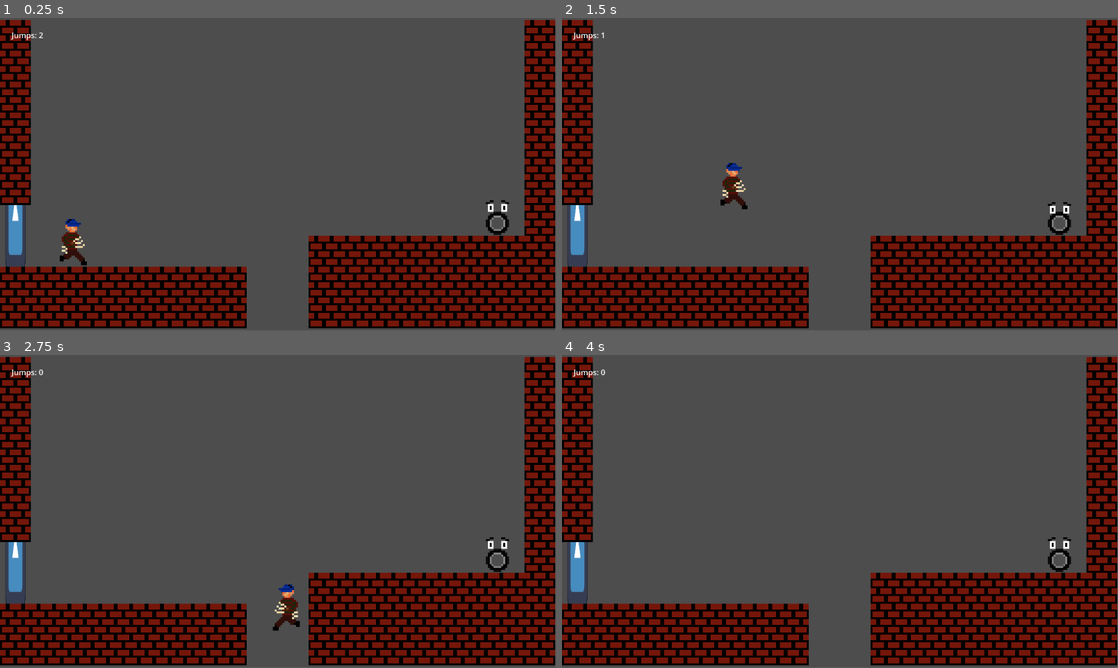
Above: before the commit, frames 1-4 (two rows, left to right).
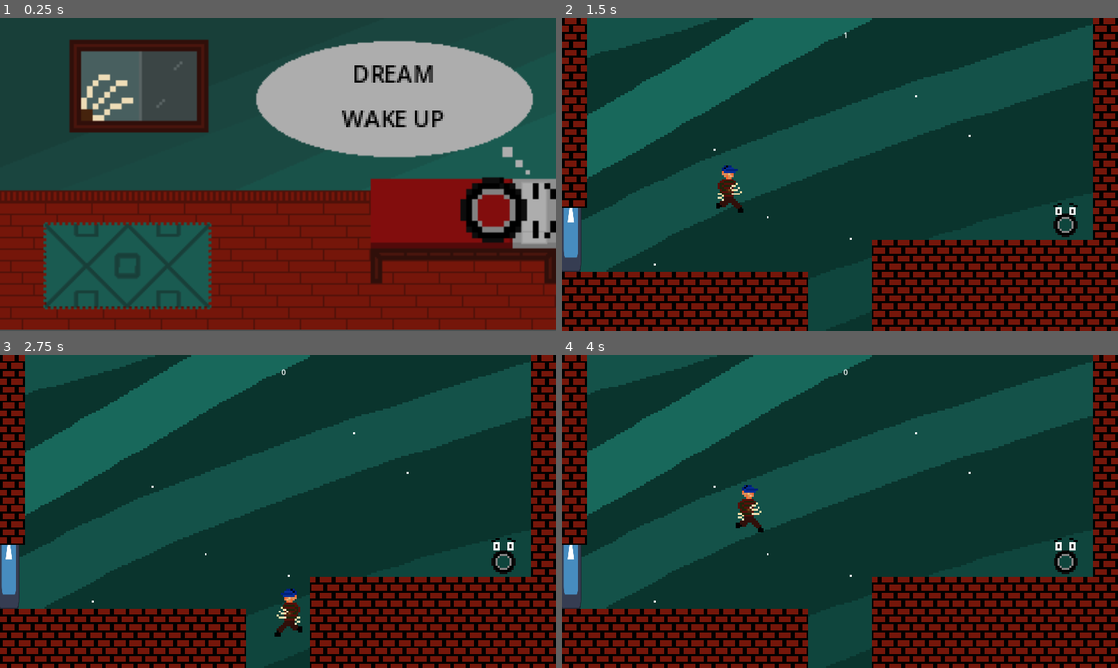
Above: after the commit, the same moments.

Repository: SamolasGit/GameJam
Game: Godot game, scene res://Scenes/menu.tscn
Two runs of this game, one before a commit and one after it. Both use one fixed random seed, a clock stepped at 60 frames per second and the inputs below. Before the commit the project starts from res://Scenes/Fase_1.tscn. The engine's default icon, where the game draws it, is replaced by a stand-in: a white triangle on a blue panel in a dark square.
Inputs (mouse positions are in pixels of both pictures, inside the frame that each line leads up to):
- Up to frame 1 (0.25 s): no input
- Up to frame 2 (1.5 s): click (956, 74) at 0.5 s, where only the run after the commit has a clickable "DREAM"; tap Enter at 1.25 s; tap Space (Jump) at 1.35 s
- Up to frame 3 (2.75 s): tap Space (Jump) at 1.52, 1.82, 2.1, 2.27, 2.57 s
- Up to frame 4 (4 s): tap Space (Jump) at 2.85, 3.6, 3.77 s
In our replay, the window is 799x449 before the commit and 800x450 after it. These sizes can differ from the game's own. Grey fills any space a smaller window leaves; there, only what the larger window draws over its background counts as a difference.

The runs differ from the first frame. In frame 1, 88% of the frame differs, in the area x 0-100%, y 0-100%; in frame 2, 89%; in frame 3, 89%; in frame 4, 89%.

Commit message:
Levels

Diff:
--- a/Freddy/Scenes/Fase_1.tscn
+++ b/Freddy/Scenes/Fase_1.tscn
@@ -1,9 +1,11 @@
-[gd_scene load_steps=7 format=3 uid="uid://b1i5dextkknn5"]
+[gd_scene load_steps=10 format=3 uid="uid://b1i5dextkknn5"]
 
+[ext_resource type="Texture2D" uid="uid://nigsmtkuqc86" path="res://Scenes/Ceu.png" id="1_etmp0"]
 [ext_resource type="Texture2D" uid="uid://dcabm51c303qt" path="res://Sprites/Tijolo.png" id="1_mkh2u"]
 [ext_resource type="PackedScene" uid="uid://byiyr3dqvwrwg" path="res://actors/porta/Porta.tscn" id="2_fl2g6"]
 [ext_resource type="PackedScene" uid="uid://dbneco8wu7pen" path="res://actors/pneu/pneu.tscn" id="3_rf60m"]
 [ext_resource type="PackedScene" uid="uid://y07evr6e4yfu" path="res://actors/player/player.tscn" id="4_tn8rs"]
+[ext_resource type="PackedScene" uid="uid://blokpddfs3sbr" path="res://Scenes/portal.tscn" id="5_cafb7"]
 
 [sub_resource type="TileSetAtlasSource" id="TileSetAtlasSource_ks7tf"]
 texture = ExtResource("1_mkh2u")
@@ -16,16 +18,27 @@
 physics_layer_0/collision_layer = 2
 sources/0 = SubResource("TileSetAtlasSource_ks7tf")
 
+[sub_resource type="RectangleShape2D" id="RectangleShape2D_vnxri"]
+size = Vector2(288, 20)
+
 [node name="Fase1" type="Node2D"]
+
+[node name="Ceu" type="Sprite2D" parent="."]
+z_index = -2
+texture_filter = 1
+position = Vector2(1, 2)
+texture = ExtResource("1_etmp0")
 
 [node name="TileMap" type="TileMap" parent="."]
 texture_filter = 1
+position = Vector2(0, 1)
 tile_set = SubResource("TileSet_yu3ym")
 format = 2
-layer_0/tile_data = PackedInt32Array(327678, 0, 0, 327677, 0 …(673 unchanged characters)… 6600, 0, 0, -262136, 0, 0, -327672, 0, 0)
+layer_0/tile_data = PackedInt32Array(327678, 0, 0, 327677, 0 …(673 unchanged characters)… 6600, 0, 0, -262136, 0, 0, -327672, 0, 0, -327689, 0, 0, -393208, 0, 0)
 
 [node name="Camera2D" type="Camera2D" parent="."]
-zoom = Vector2(4, 4)
+z_index = -1
+zoom = Vector2(4.1, 4.1)
 
 [node name="porta" parent="." instance=ExtResource("2_fl2g6")]
 z_index = -1
@@ -36,4 +49,14 @@
 position = Vector2(115, 23)
 
 [node name="player" parent="." instance=ExtResource("4_tn8rs")]
-position = Vector2(-107, 31)
+position = Vector2(-107, 33)
+
+[node name="Portal" parent="." instance=ExtResource("5_cafb7")]
+position = Vector2(-145, 38)
+
+[node name="Area2D" type="Area2D" parent="." groups=["Spike"]]
+position = Vector2(-145, 38)
+
+[node name="CollisionShape2D" type="CollisionShape2D" parent="Area2D" groups=["Spike"]]
+position = Vector2(145, 53)
+shape = SubResource("RectangleShape2D_vnxri")
--- a/Freddy/Scenes/Fase_2.tscn
+++ b/Freddy/Scenes/Fase_2.tscn
@@ -1,9 +1,11 @@
-[gd_scene load_steps=7 format=3 uid="uid://cskfs8mdif3r4"]
+[gd_scene load_steps=10 format=3 uid="uid://cskfs8mdif3r4"]
 
+[ext_resource type="Texture2D" uid="uid://nigsmtkuqc86" path="res://Scenes/Ceu.png" id="1_6vfi0"]
 [ext_resource type="Texture2D" uid="uid://dcabm51c303qt" path="res://Sprites/Tijolo.png" id="1_b3onj"]
 [ext_resource type="PackedScene" uid="uid://byiyr3dqvwrwg" path="res://actors/porta/Porta.tscn" id="2_2l5x1"]
 [ext_resource type="PackedScene" uid="uid://dbneco8wu7pen" path="res://actors/pneu/pneu.tscn" id="3_toe4d"]
 [ext_resource type="PackedScene" uid="uid://y07evr6e4yfu" path="res://actors/player/player.tscn" id="4_r6n4x"]
+[ext_resource type="PackedScene" uid="uid://blokpddfs3sbr" path="res://Scenes/portal.tscn" id="5_t6bcn"]
 
 [sub_resource type="TileSetAtlasSource" id="TileSetAtlasSource_wd4xu"]
 texture = ExtResource("1_b3onj")
@@ -16,7 +18,16 @@
 physics_layer_0/collision_layer = 2
 sources/0 = SubResource("TileSetAtlasSource_wd4xu")
 
+[sub_resource type="RectangleShape2D" id="RectangleShape2D_uvejh"]
+size = Vector2(288, 20)
+
 [node name="Fase2" type="Node2D"]
+
+[node name="Ceu" type="Sprite2D" parent="."]
+z_index = -2
+texture_filter = 1
+position = Vector2(-1, 2)
+texture = ExtResource("1_6vfi0")
 
 [node name="TileMap" type="TileMap" parent="."]
 texture_filter = 1
@@ -25,7 +36,7 @@
 layer_0/tile_data = PackedInt32Array(262135, 0, 0, 262136, 0, 0, 262137, 0, 0, 327673, 0, 0, 327672, 0, 0, 327671, 0, 0 …(755 unchanged characters)…
 
 [node name="Camera2D" type="Camera2D" parent="."]
-zoom = Vector2(4, 4)
+zoom = Vector2(4.1, 4.1)
 
 [node name="porta" parent="." instance=ExtResource("2_2l5x1")]
 z_index = -1
@@ -37,3 +48,13 @@
 
 [node name="player" parent="." instance=ExtResource("4_r6n4x")]
 position = Vector2(-112, 32)
+
+[node name="Portal" parent="." instance=ExtResource("5_t6bcn")]
+position = Vector2(-147, 37)
+
+[node name="Area2D" type="Area2D" parent="." groups=["Spike"]]
+position = Vector2(0, 20)
+
+[node name="CollisionShape2D" type="CollisionShape2D" parent="Area2D"]
+position = Vector2(0, 69)
+shape = SubResource("RectangleShape2D_uvejh")
--- a/Freddy/Scenes/Fase_3.tscn
+++ b/Freddy/Scenes/Fase_3.tscn
@@ -1,10 +1,12 @@
-[gd_scene load_steps=8 format=3 uid="uid://6jr20lq0q1kw"]
+[gd_scene load_steps=10 format=3 uid="uid://6jr20lq0q1kw"]
 
+[ext_resource type="Texture2D" uid="uid://nigsmtkuqc86" path="res://Scenes/Ceu.png" id="1_mbfsh"]
 [ext_resource type="Texture2D" uid="uid://dcabm51c303qt" path="res://Sprites/Tijolo.png" id="1_r5eoc"]
 [ext_resource type="PackedScene" uid="uid://byiyr3dqvwrwg" path="res://actors/porta/Porta.tscn" id="2_f1n0g"]
 [ext_resource type="PackedScene" uid="uid://dbneco8wu7pen" path="res://actors/pneu/pneu.tscn" id="3_t5a4y"]
 [ext_resource type="PackedScene" uid="uid://y07evr6e4yfu" path="res://actors/player/player.tscn" id="4_u31ru"]
 [ext_resource type="PackedScene" uid="uid://ssawnodud577" path="res://actors/pneu/pneu_spike/PneuSpike.tscn" id="5_na8k5"]
+[ext_resource type="PackedScene" uid="uid://blokpddfs3sbr" path="res://Scenes/portal.tscn" id="6_qpltc"]
 
 [sub_resource type="TileSetAtlasSource" id="TileSetAtlasSource_wd4xu"]
 texture = ExtResource("1_r5eoc")
@@ -19,6 +21,12 @@
 
 [node name="Fase3" type="Node2D"]
 
+[node name="Ceu" type="Sprite2D" parent="."]
+z_index = -2
+texture_filter = 1
+position = Vector2(7, 2)
+texture = ExtResource("1_mbfsh")
+
 [node name="TileMap" type="TileMap" parent="."]
 texture_filter = 1
 tile_set = SubResource("TileSet_ph4kt")
@@ -26,7 +34,7 @@
 layer_0/tile_data = PackedInt32Array(262135, 0, 0, 262136, 0, 0, 262137, 0, 0, 327673, 0, 0, 327672, 0, 0, 327671, 0, 0 …(459 unchanged characters)…
 
 [node name="Camera2D" type="Camera2D" parent="."]
-zoom = Vector2(4, 4)
+zoom = Vector2(4.1, 4.1)
 
 [node name="porta" parent="." instance=ExtResource("2_f1n0g")]
 z_index = -1
@@ -41,3 +49,6 @@
 
 [node name="CharacterBody2D" parent="." instance=ExtResource("5_na8k5")]
 position = Vector2(109, 55)
+
+[node name="Portal" parent="." instance=ExtResource("6_qpltc")]
+position = Vector2(-147, 37)
--- a/Freddy/Scenes/Fase_4.tscn
+++ b/Freddy/Scenes/Fase_4.tscn
@@ -1,9 +1,11 @@
-[gd_scene load_steps=7 format=3 uid="uid://bspjsltxvjlej"]
+[gd_scene load_steps=10 format=3 uid="uid://bspjsltxvjlej"]
 
 [ext_resource type="Texture2D" uid="uid://dcabm51c303qt" path="res://Sprites/Tijolo.png" id="1_vd138"]
+[ext_resource type="Texture2D" uid="uid://nigsmtkuqc86" path="res://Scenes/Ceu.png" id="1_w7l0s"]
 [ext_resource type="PackedScene" uid="uid://byiyr3dqvwrwg" path="res://actors/porta/Porta.tscn" id="2_7pis3"]
 [ext_resource type="PackedScene" uid="uid://dbneco8wu7pen" path="res://actors/pneu/pneu.tscn" id="3_d4fgf"]
 [ext_resource type="PackedScene" uid="uid://y07evr6e4yfu" path="res://actors/player/player.tscn" id="4_tirxg"]
+[ext_resource type="PackedScene" uid="uid://blokpddfs3sbr" path="res://Scenes/portal.tscn" id="5_68nib"]
 
 [sub_resource type="TileSetAtlasSource" id="TileSetAtlasSource_wd4xu"]
 texture = ExtResource("1_vd138")
@@ -16,7 +18,16 @@
 physics_layer_0/collision_layer = 2
 sources/0 = SubResource("TileSetAtlasSource_wd4xu")
 
+[sub_resource type="RectangleShape2D" id="RectangleShape2D_jidr1"]
+size = Vector2(288, 20)
+
 [node name="Fase4" type="Node2D"]
+
+[node name="Ceu" type="Sprite2D" parent="."]
+z_index = -2
+texture_filter = 1
+position = Vector2(47, 4)
+texture = ExtResource("1_w7l0s")
 
 [node name="TileMap" type="TileMap" parent="."]
 texture_filter = 1
@@ -25,7 +36,7 @@
 layer_0/tile_data = PackedInt32Array(262135, 0, 0, 262136, 0, 0, 262137, 0, 0, 327673, 0, 0, 327672, 0, 0, 327671, 0, 0 …(474 unchanged characters)…
 
 [node name="Camera2D" type="Camera2D" parent="."]
-zoom = Vector2(4, 4)
+zoom = Vector2(4.1, 4.1)
 
 [node name="porta" parent="." instance=ExtResource("2_7pis3")]
 z_index = -1
@@ -37,3 +48,19 @@
 
 [node name="player" parent="." instance=ExtResource("4_tirxg")]
 position = Vector2(-112, 32)
+
+[node name="Portal" parent="." instance=ExtResource("5_68nib")]
+position = Vector2(-147, 37)
+
+[node name="Area2D" type="Area2D" parent="." groups=["Spike"]]
+position = Vector2(-1, 20)
+
+[node name="CollisionShape2D" type="CollisionShape2D" parent="Area2D"]
+position = Vector2(0, 69)
+shape = SubResource("RectangleShape2D_jidr1")
+
+[node name="CollisionShape2D2" type="CollisionShape2D" parent="Area2D"]
+position = Vector2(154, 53)
+rotation = 1.55946
+scale = Vector2(1, 1)
+shape = SubResource("RectangleShape2D_jidr1")
--- a/Freddy/Scenes/Fase_5.tscn
+++ b/Freddy/Scenes/Fase_5.tscn
@@ -1,10 +1,12 @@
-[gd_scene load_steps=8 format=3 uid="uid://djirrlja6cxix"]
+[gd_scene load_steps=10 format=3 uid="uid://djirrlja6cxix"]
 
 [ext_resource type="Texture2D" uid="uid://dcabm51c303qt" path="res://Sprites/Tijolo.png" id="1_02h7t"]
+[ext_resource type="Texture2D" uid="uid://nigsmtkuqc86" path="res://Scenes/Ceu.png" id="1_ysakx"]
 [ext_resource type="PackedScene" uid="uid://byiyr3dqvwrwg" path="res://actors/porta/Porta.tscn" id="2_w3amv"]
 [ext_resource type="PackedScene" uid="uid://dbneco8wu7pen" path="res://actors/pneu/pneu.tscn" id="3_hsrnb"]
 [ext_resource type="PackedScene" uid="uid://y07evr6e4yfu" path="res://actors/player/player.tscn" id="4_ycb6l"]
 [ext_resource type="PackedScene" uid="uid://ssawnodud577" path="res://actors/pneu/pneu_spike/PneuSpike.tscn" id="5_f14ti"]
+[ext_resource type="PackedScene" uid="uid://blokpddfs3sbr" path="res://Scenes/portal.tscn" id="6_0rq82"]
 
 [sub_resource type="TileSetAtlasSource" id="TileSetAtlasSource_wd4xu"]
 texture = ExtResource("1_02h7t")
@@ -19,6 +21,12 @@
 
 [node name="Fase5" type="Node2D"]
 
+[node name="Ceu" type="Sprite2D" parent="."]
+z_index = -2
+texture_filter = 1
+position = Vector2(-34, 2)
+texture = ExtResource("1_ysakx")
+
 [node name="TileMap" type="TileMap" parent="."]
 texture_filter = 1
 tile_set = SubResource("TileSet_ph4kt")
@@ -26,12 +34,12 @@
 layer_0/tile_data = PackedInt32Array(262135, 0, 0, 262136, 0, 0, 262137, 0, 0, 327673, 0, 0, 327672, 0, 0, 327671, 0, 0 …(704 unchanged characters)…
 
 [node name="Camera2D" type="Camera2D" parent="."]
-zoom = Vector2(4, 4)
+zoom = Vector2(4.1, 4.1)
 
 [node name="porta" parent="." instance=ExtResource("2_w3amv")]
 z_index = -1
-position = Vector2(-137, 10)
-scale = Vector2(-0.274051, 0.368865)
+position = Vector2(-136, 10)
+scale = Vector2(0.330054, 0.527873)
 
 [node name="pneu" parent="." instance=ExtResource("3_hsrnb")]
 position = Vector2(-120, -25)
@@ -41,3 +49,6 @@
 
 [node name="CharacterBody2D" parent="." instance=ExtResource("5_f14ti")]
 position = Vector2(-5, 55)
+
+[node name="Portal" parent="." instance=ExtResource("6_0rq82")]
+position = Vector2(-147, 37)
--- /dev/null
+++ b/Freddy/Scenes/Menu.gd
@@ -0,0 +1,12 @@
+extends Control
+
+
+@onready var QuitButton = $Button2
+
+
+func _on_button_button_down():
+	get_tree().change_scene_to_file("res://Scenes/Fase_1.tscn")
+
+
+func _on_button_2_button_down():
+	get_tree().quit()
--- /dev/null
+++ b/Freddy/Scenes/Portal.gd
@@ -0,0 +1,21 @@
+extends Area2D
+
+var Fase1 = "res://Scenes/Fase_1.tscn"
+var Fase2 = "res://Scenes/Fase_2.tscn"
+var Fase3 = "res://Scenes/Fase_3.tscn"
+var Fase4 = "res://Scenes/Fase_4.tscn"
+var Fase5 = "res://Scenes/Fase_5.tscn"
+var Win = "res://Scenes/Win.tscn"
+
+func _on_body_entered(body):
+	if body.is_in_group("Player"):
+		if get_parent().name == "Fase1":
+			get_tree().change_scene_to_file(Fase2)
+		elif get_parent().name == "Fase2":
+			get_tree().change_scene_to_file(Fase3)
+		elif get_parent().name == "Fase3":
+			get_tree().change_scene_to_file(Fase4)
+		elif get_parent().name == "Fase4":
+			get_tree().change_scene_to_file(Fase5)
+		elif get_parent().name == "Fase5":
+			get_tree().change_scene_to_file(Win)
--- /dev/null
+++ b/Freddy/Scenes/Win.tscn
@@ -0,0 +1,27 @@
+[gd_scene load_steps=2 format=3 uid="uid://ps4uenyxug3l"]
+
+[ext_resource type="Texture2D" uid="uid://nigsmtkuqc86" path="res://Scenes/Ceu.png" id="1_2ngsg"]
+
+[node name="Node2D" type="Node2D"]
+
+[node name="Ceu" type="Sprite2D" parent="."]
+position = Vector2(1, 1)
+texture = ExtResource("1_2ngsg")
+
+[node name="Camera2D" type="Camera2D" parent="."]
+zoom = Vector2(4, 4)
+
+[node name="Label" type="Label" parent="."]
+texture_filter = 1
+anchors_preset = 8
+anchor_left = 0.5
+anchor_top = 0.5
+anchor_right = 0.5
+anchor_bottom = 0.5
+offset_left = -61.0
+offset_top = -11.5
+offset_right = 61.0
+offset_bottom = 11.5
+grow_horizontal = 2
+grow_vertical = 2
+text = "VOCÊ VENCEU!!!"
--- /dev/null
+++ b/Freddy/Scenes/menu.tscn
@@ -0,0 +1,48 @@
+[gd_scene load_steps=3 format=3 uid="uid://kpncipfriybb"]
+
+[ext_resource type="Script" path="res://Scenes/Menu.gd" id="1_2ewql"]
+[ext_resource type="Texture2D" uid="uid://chk36j6eple1b" path="res://Sprites/Inicio2.png" id="2_ab0lo"]
+
+[node name="Control" type="Control"]
+layout_mode = 3
+anchors_preset = 15
+anchor_right = 1.0
+anchor_bottom = 1.0
+grow_horizontal = 2
+grow_vertical = 2
+script = ExtResource("1_2ewql")
+
+[node name="Inicio2" type="Sprite2D" parent="."]
+position = Vector2(545, 282)
+texture = ExtResource("2_ab0lo")
+
+[node name="Button" type="Button" parent="."]
+modulate = Color(0, 0, 0, 1)
+texture_filter = 1
+layout_mode = 2
+offset_left = 585.0
+offset_top = 198.0
+offset_right = 664.0
+offset_bottom = 229.0
+text = "DREAM"
+flat = true
+
+[node name="Button2" type="Button" parent="."]
+modulate = Color(0, 0, 0, 1)
+texture_filter = 1
+layout_mode = 2
+offset_left = 585.0
+offset_top = 229.0
+offset_right = 664.0
+offset_bottom = 260.0
+text = "WAKE UP"
+flat = true
+
+[node name="Camera2D" type="Camera2D" parent="."]
+position = Vector2(545, 283)
+zoom = Vector2(3, 3)
+
+[connection signal="button_down" from="Button" to="." method="_on_button_button_down"]
+[connection signal="button_down" from="Button2" to="." method="_on_button_2_button_down"]
+[connection signal="mouse_entered" from="Button2" to="." method="_on_button_2_mouse_entered"]
+[connection signal="mouse_exited" from="Button2" to="." method="_on_button_2_mouse_exited"]
--- /dev/null
+++ b/Freddy/Scenes/portal.tscn
@@ -0,0 +1,13 @@
+[gd_scene load_steps=3 format=3 uid="uid://blokpddfs3sbr"]
+
+[ext_resource type="Script" path="res://Scenes/Portal.gd" id="1_6ykmh"]
+
+[sub_resource type="RectangleShape2D" id="RectangleShape2D_jc7kq"]
+
+[node name="Portal" type="Area2D"]
+script = ExtResource("1_6ykmh")
+
+[node name="CollisionShape2D" type="CollisionShape2D" parent="."]
+shape = SubResource("RectangleShape2D_jc7kq")
+
+[connection signal="body_entered" from="." to="." method="_on_body_entered"]
--- a/Freddy/actors/player/player.gd
+++ b/Freddy/actors/player/player.gd
@@ -1,6 +1,6 @@
 extends CharacterBody2D
 class_name Player
-
+@onready var SoundPlayer = $AudioStreamPlayer2D
 @export var JumpCount = 3
 const SPEED = 55
 const JUMP_VELOCITY = -280.0
@@ -39,10 +39,13 @@
 	velocity.x = dir * SPEED
 	if !is_on_floor():
 		velocity.y += gravity * delta
+
 		Animator.play("Jump")
 	else:
 		Animator.play("Walk")
 		if Input.is_action_just_pressed("Jump") and JumpCount > 0:
+			if !SoundPlayer.playing:
+				SoundPlayer.play()
 			velocity.y += JUMP_VELOCITY
 			JumpCount -= 1
 			pulou.emit()
@@ -52,4 +55,11 @@
 	if body.is_in_group("Killable"):
 		body.die()
 	elif body.is_in_group("Spike"):
-		queue_free()
+		print(1)
+		get_tree().reload_current_scene()
+
+
+func _on_area_2d_area_entered(area):
+	if area.is_in_group("Spike"):
+		print(1)
+		get_tree().reload_current_scene()
--- a/Freddy/actors/player/player.tscn
+++ b/Freddy/actors/player/player.tscn
@@ -1,8 +1,9 @@
-[gd_scene load_steps=10 format=3 uid="uid://y07evr6e4yfu"]
+[gd_scene load_steps=11 format=3 uid="uid://y07evr6e4yfu"]
 
 [ext_resource type="Script" path="res://actors/player/player.gd" id="1_2wacs"]
 [ext_resource type="Texture2D" uid="uid://cg3dojvw3vfgy" path="res://actors/player/FreddyWalk.png" id="2_fe11o"]
 [ext_resource type="Script" path="res://actors/player/player_ui.gd" id="3_64g4g"]
+[ext_resource type="AudioStream" uid="uid://dpoevlv70na5y" path="res://Sound/8bit jump.mp3" id="4_lxp01"]
 
 [sub_resource type="AtlasTexture" id="AtlasTexture_sgaco"]
 atlas = ExtResource("2_fe11o")
@@ -85,11 +86,13 @@
 
 [node name="margin" type="MarginContainer" parent="player_ui/Control"]
 layout_mode = 1
-anchors_preset = 15
-anchor_right = 1.0
-anchor_bottom = 1.0
+anchors_preset = 5
+anchor_left = 0.5
+anchor_right = 0.5
+offset_left = -12.0
+offset_right = 12.0
+offset_bottom = 47.0
 grow_horizontal = 2
-grow_vertical = 2
 theme_override_constants/margin_left = 24
 theme_override_constants/margin_top = 24
 
@@ -98,6 +101,11 @@
 
 [node name="jumps" type="Label" parent="player_ui/Control/margin/container"]
 layout_mode = 2
-text = "JUMPS: "
+text = "0"
 
+[node name="AudioStreamPlayer2D" type="AudioStreamPlayer2D" parent="."]
+stream = ExtResource("4_lxp01")
+volume_db = -5.621
+
+[connection signal="area_entered" from="Area2D" to="." method="_on_area_2d_area_entered"]
 [connection signal="body_entered" from="Area2D" to="." method="_on_area_2d_body_entered"]
--- a/Freddy/actors/player/player_ui.gd
+++ b/Freddy/actors/player/player_ui.gd
@@ -7,4 +7,4 @@
 	player.pulou.connect(jump_text)
 
 func jump_text():
-	jumps.text = "Jumps: %s" % player.JumpCount
+	jumps.text = str(player.JumpCount)
--- a/Freddy/actors/pneu/pneu_spike/PneuSpike.gd
+++ b/Freddy/actors/pneu/pneu_spike/PneuSpike.gd
@@ -1,4 +1,5 @@
 extends CharacterBody2D
+
 
 @onready var Animator = $AnimatedSprite2D
 const SPEED = 55
@@ -10,7 +11,6 @@
 	if is_on_wall():
 		dir *= -1
 
-
 	if dir > 0:
 		Animator.play("SpikeTire")
 	else:
--- a/Freddy/actors/porta/Porta.tscn
+++ b/Freddy/actors/porta/Porta.tscn
@@ -7,6 +7,7 @@
 size = Vector2(20, 375)
 
 [node name="porta" type="StaticBody2D"]
+z_index = 1
 script = ExtResource("1_m8886")
 
 [node name="CollisionShape2D" type="CollisionShape2D" parent="."]
--- a/Freddy/project.godot
+++ b/Freddy/project.godot
@@ -11,13 +11,18 @@
 [application]
 
 config/name="Freddy"
-run/main_scene="res://Scenes/Fase_1.tscn"
+run/main_scene="res://Scenes/menu.tscn"
 config/features=PackedStringArray("4.2", "Forward Plus")
 config/icon="res://Sprites/icon.svg"
 
 [autoload]
 
 EventBus="*res://Singleton/EventBus.gd"
+
+[display]
+
+window/size/mode=3
+window/stretch/mode="canvas_items"
 
 [input]
 
Binary file added: Freddy/Scenes/Ceu.png
Not shown, added: Freddy/Scenes/Ceu.png.import
Not shown, added: Freddy/Sound/8-bit-game-158815.mp3.import
Not shown, added: Freddy/Sound/8bit jump.mp3.import
Binary file added: Freddy/Sprites/Inicio2.png
Not shown, added: Freddy/Sprites/Inicio2.png.import
Binary file added: Freddy/Sprites/placa.png
Not shown, added: Freddy/Sprites/placa.png.import
Not shown, added: Freddy/export_presets.cfg
Not shown, added: Freddy/Freddy.console.exe
Not shown, added: Freddy/Freddy.exe
Not shown, added: Freddy/Freddy.pck
(and 3 more such lines)
